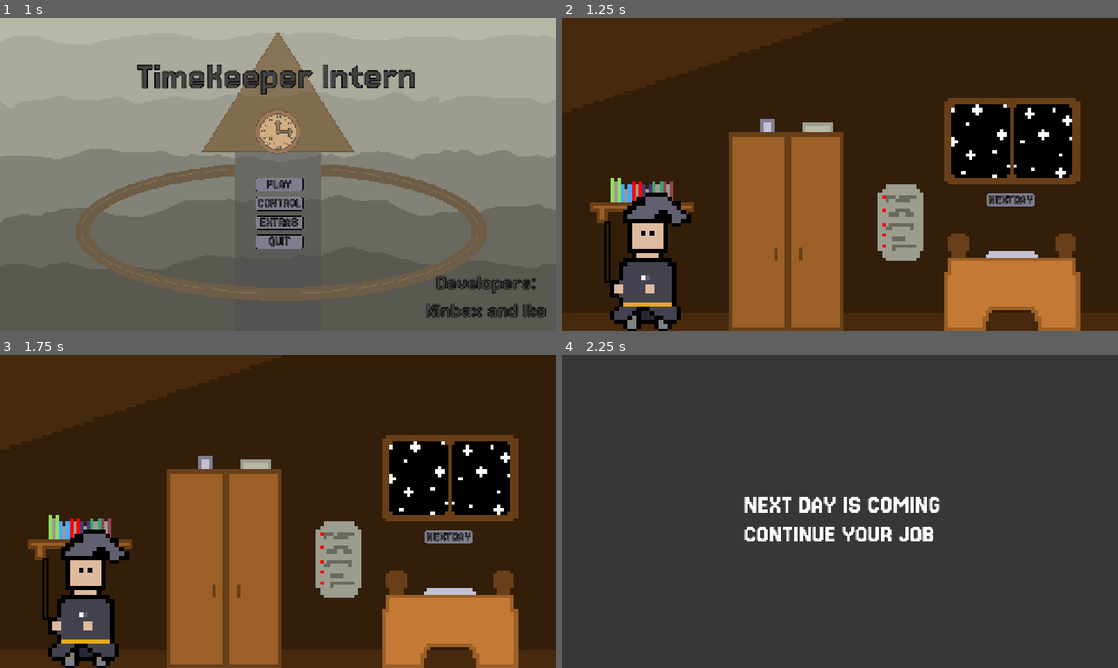
Above: before the commit, frames 1-4 (two rows, left to right).
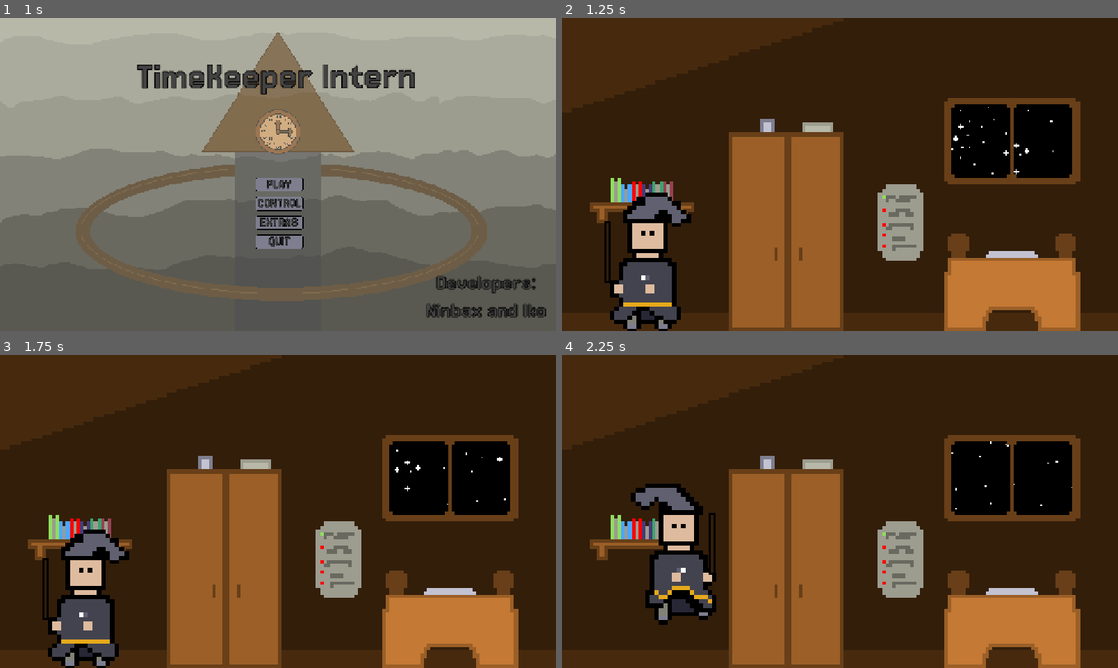
Above: after the commit, the same moments.

Repository: NinbaxDev/TimeKeeper_Intern
Game: Godot game, scene res://Scenes/menu_screen.tscn
Two runs of this game, one before a commit and one after it. Both use one fixed random seed, a clock stepped at 60 frames per second and the inputs below.
Inputs (mouse positions are in pixels of both pictures, inside the frame that each line leads up to):
- Up to frame 1 (1 s): click (278, 183) at 0.5 s
- Up to frame 2 (1.25 s): no input
- Up to frame 3 (1.75 s): click (450, 536) at 1.27 s
- Up to frame 4 (2.25 s): tap Enter (ui_accept) at 2 s; move the mouse to (962, 495) at 2.02 s; hold D (right) from 2.03 s (still down); tap Shift (Dash) at 2.1 s

Frame 1 is identical in both runs. In frame 2, 0.8% of the frame differs, in the area x 57-92%, y 27-61%; in frame 3, 0.8%; in frame 4, 99%, in the area x 0-100%, y 0-100%.

Commit message:
add something more
Adicionei uma animação de estrelas no fundo, arrumei um erro de HUD

Diff:
--- a/Scenes/room_scene.tscn
+++ b/Scenes/room_scene.tscn
@@ -1,11 +1,13 @@
 [gd_scene format=3 uid="uid://djffgadeffnch"]
 
-[ext_resource type="Texture2D" uid="uid://d37vdkwl28t05" path="res://sprites/enviroment/quarto.png" id="1_e80bh"]
 [ext_resource type="Script" uid="uid://ds4r6e45x7q31" path="res://scripts/room_scene.gd" id="1_ltrk6"]
+[ext_resource type="Texture2D" uid="uid://bhp2xtrvk60ac" path="res://sprites/Space_stars.png" id="2_grewx"]
 [ext_resource type="PackedScene" uid="uid://cm0sih118lt2a" path="res://Scenes/player.tscn" id="2_gw577"]
 [ext_resource type="Script" uid="uid://mpmuxe5ieskf" path="res://scripts/area_beed.gd" id="3_4ih6r"]
+[ext_resource type="Texture2D" uid="uid://n3ghqq6gxvlm" path="res://sprites/enviroment/quarto-export.png" id="3_ue4pp"]
 [ext_resource type="Texture2D" uid="uid://moqalfbk1uq1" path="res://sprites/enviroment/menu/button_next_day.png" id="4_ltrk6"]
 [ext_resource type="AudioStream" uid="uid://d3onv2c31leaw" path="res://sounds/click.wav" id="6_gmo20"]
+[ext_resource type="Script" uid="uid://cns6c85qbn6ev" path="res://scripts/Room/animation_player.gd" id="8_ue4pp"]
 
 [sub_resource type="RectangleShape2D" id="RectangleShape2D_4ih6r"]
 size = Vector2(1279, 20)
@@ -19,13 +21,56 @@
 [sub_resource type="RectangleShape2D" id="RectangleShape2D_gmo20"]
 size = Vector2(329, 261)
 
+[sub_resource type="Animation" id="Animation_0ud7s"]
+length = 0.001
+tracks/0/type = "value"
+tracks/0/imported = false
+tracks/0/enabled = true
+tracks/0/path = NodePath("Stars:position")
+tracks/0/interp = 1
+tracks/0/loop_wrap = true
+tracks/0/keys = {
+"times": PackedFloat32Array(0),
+"transitions": PackedFloat32Array(1),
+"update": 0,
+"values": [Vector2(1373, 688)]
+}
+
+[sub_resource type="Animation" id="Animation_7bvdr"]
+resource_name = "stars"
+length = 9.01
+loop_mode = 1
+tracks/0/type = "value"
+tracks/0/imported = false
+tracks/0/enabled = true
+tracks/0/path = NodePath("Stars:position")
+tracks/0/interp = 1
+tracks/0/loop_wrap = true
+tracks/0/keys = {
+"times": PackedFloat32Array(0, 1, 2, 3, 4, 5, 6, 7, 8, 9.01),
+"transitions": PackedFloat32Array(1, 1, 1, 1, 1, 1, 1, 1, 1, 1),
+"update": 0,
+"values": [Vector2(1373, 688), Vector2(1157, 596), Vector2(827, 592), Vector2(680, 679), Vector2(689, 388), Vector2(710, 23), Vector2(933, 4), Vector2(1356, 59), Vector2(1294, 346), Vector2(1373, 688)]
+}
+
+[sub_resource type="AnimationLibrary" id="AnimationLibrary_d0jmg"]
+_data = {
+&"RESET": SubResource("Animation_0ud7s"),
+&"stars": SubResource("Animation_7bvdr")
+}
+
 [node name="room_scene" type="Node2D" unique_id=1965658776]
 script = ExtResource("1_ltrk6")
+
+[node name="Stars" type="Sprite2D" parent="." unique_id=1845509006]
+position = Vector2(1373, 688)
+scale = Vector2(4, 4)
+texture = ExtResource("2_grewx")
 
 [node name="Sprite2D" type="Sprite2D" parent="." unique_id=380179035]
 position = Vector2(640, 360)
 scale = Vector2(8, 8)
-texture = ExtResource("1_e80bh")
+texture = ExtResource("3_ue4pp")
 
 [node name="Player" parent="." unique_id=758381780 instance=ExtResource("2_gw577")]
 position = Vector2(188, 596)
@@ -68,6 +113,10 @@
 [node name="sfx_click" type="AudioStreamPlayer2D" parent="." unique_id=516864245]
 stream = ExtResource("6_gmo20")
 
+[node name="AnimationPlayer" type="AnimationPlayer" parent="." unique_id=924360124]
+libraries/ = SubResource("AnimationLibrary_d0jmg")
+script = ExtResource("8_ue4pp")
+
 [connection signal="pressed" from="next_day_layer/Next_day_button" to="area_beed" method="_on_next_day_button_pressed"]
 [connection signal="body_entered" from="area_beed" to="area_beed" method="_on_body_entered"]
 [connection signal="body_exited" from="area_beed" to="area_beed" method="_on_body_exited"]
--- /dev/null
+++ b/scripts/Room/animation_player.gd
@@ -0,0 +1,4 @@
+extends AnimationPlayer
+
+func _ready() -> void:
+	self.play("stars")
--- a/scripts/area_beed.gd
+++ b/scripts/area_beed.gd
@@ -2,17 +2,20 @@
 
 @onready var next_day = $"../next_day_layer"
 @onready var button = $"../next_day_layer/Next_day_button"
+
 func _ready() -> void:
 	next_day.visible = false
 	button.visible = false
 
 func _on_body_entered(_body: Node2D) -> void:
-	next_day.visible = true
-	button.visible = true
+	if _body.is_in_group("Player"):
+		next_day.visible = true
+		button.visible = true
 
 func _on_body_exited(_body: Node2D) -> void:
-	next_day.visible = false
-	button.visible = false
+	if _body.is_in_group("Player"):
+		next_day.visible = false
+		button.visible = false
 
 func _on_next_day_button_pressed() -> void:
 	$"../sfx_click".play()
Not shown, added: scripts/Room/animation_player.gd.uid
Binary file added: sprites/Space_stars.png
Not shown, added: sprites/Space_stars.png.import
Binary file added: sprites/enviroment/quarto-export.png
Not shown, added: sprites/enviroment/quarto-export.png.import
